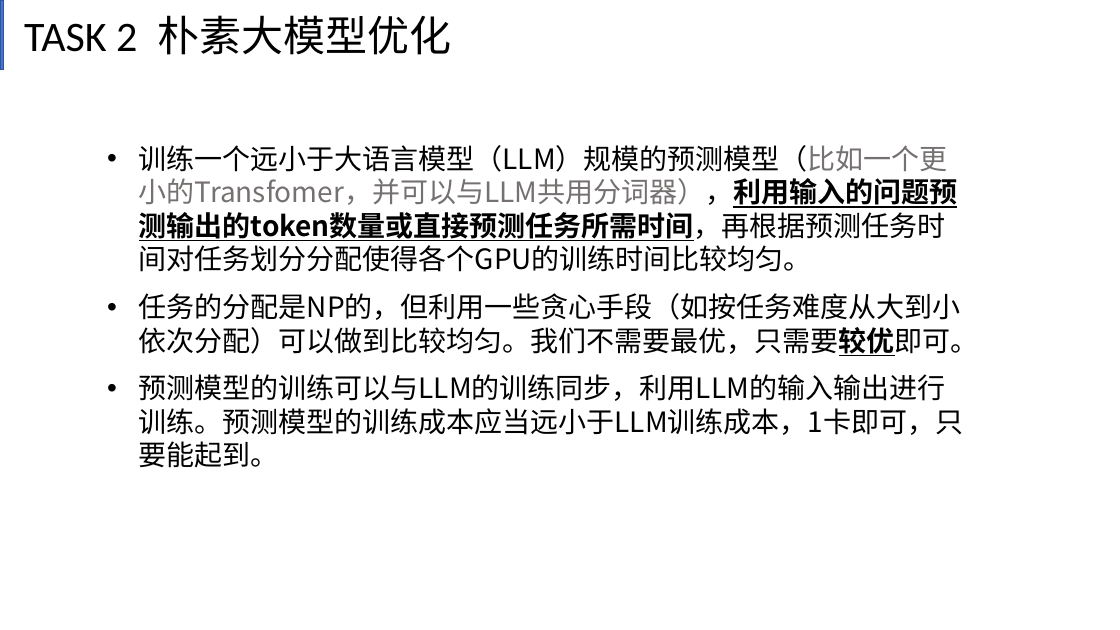
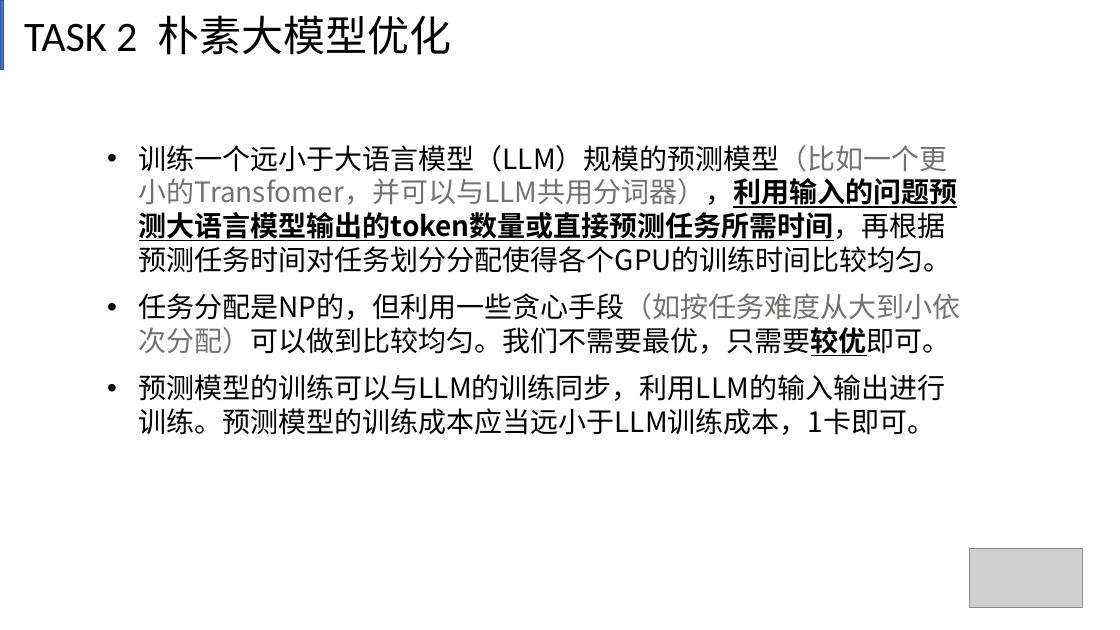
Before and after one commit to Count-group/project1, a slide deck: slide 15 of 计算机组成原理第一次创新作业.pptx. Drawn at 1120x630 pixels with LibreOffice and Linux fonts; fonts in the diff are those of the drawing; grey boxes stand for pictures. Boxes give left, top, right and bottom in pixels: in the first picture for what was removed or moved away, otherwise in the second. Text is boxed around its words. In the diff, an @@ line names an element or a change of style, - is before the commit and + after.

```diff
--- a/计算机组成原理第一次创新作业.pptx
+++ b/计算机组成原理第一次创新作业.pptx
@@ text at box(139, 145, 961, 435): text changed @@
-• 训练一个远小于大语言模型（LLM）规模的预测模型（比如一个更小的Transfomer，并可以与LLM共用分词器），利用输入的问题预测输出的token数量或直接预测任务所需时间，再根据预测任务时间对任务划分分配使得各个GPU的训练时间比较均匀。
-• 任务的分配是NP的，但利用一些贪心手段（如按任务难度从大到小依次分配）可以做到比较均匀。我们不需要最优，只需要较优即可。
-• 预测模型的训练可以与LLM的训练同步，利用LLM的输入输出进行训练。预测模型的训练成本应当远小于LLM训练成本，1卡即可，只要能起到。
+• 训练一个远小于大语言模型（LLM）规模的预测模型（比如一个更小的Transfomer，并可以与LLM共用分词器），利用输入的问题预测大语言模型输出的token数量或直接预测任务所需时间，再根据预测任务时间对任务划分分配使得各个GPU的训练时间比较均匀。
+• 任务分配是NP的，但利用一些贪心手段（如按任务难度从大到小依次分配）可以做到比较均匀。我们不需要最优，只需要较优即可。
+• 预测模型的训练可以与LLM的训练同步，利用LLM的输入输出进行训练。预测模型的训练成本应当远小于LLM训练成本，1卡即可。
@@ picture added at box(970, 549, 1083, 607) @@
```
Also in this commit, not shown: 17 other slides changed.
